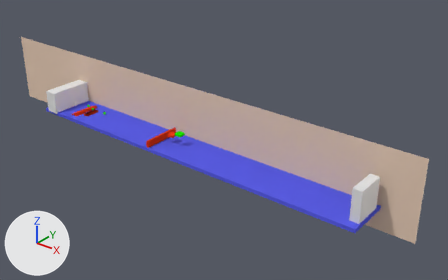
The Blender file game_setup_samples/platformer-sample/scenes/platformer.blend, before and after one commit.
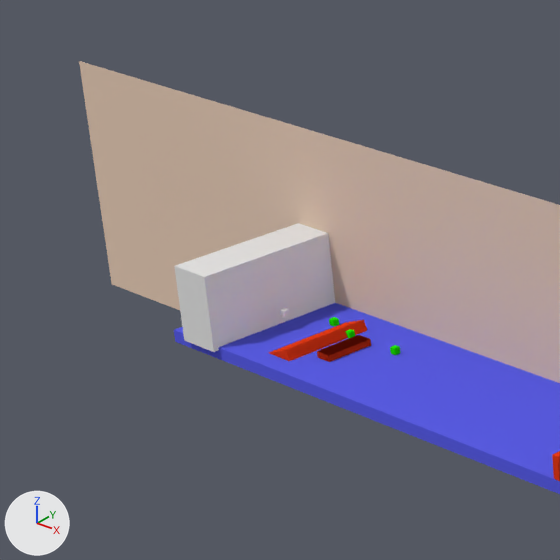
The first picture shows the older version from a 50 mm camera at (517.0, -402.0, 276.0) aimed at (165.0, 38.0, 3.0). The close-ups show both versions on the part from 0% to 33% of the width and 7% to 60% of the height of that picture; other places that the commit changed are outside them. Lighting does not change. The marker at lower left points along +X, +Y and +Z.
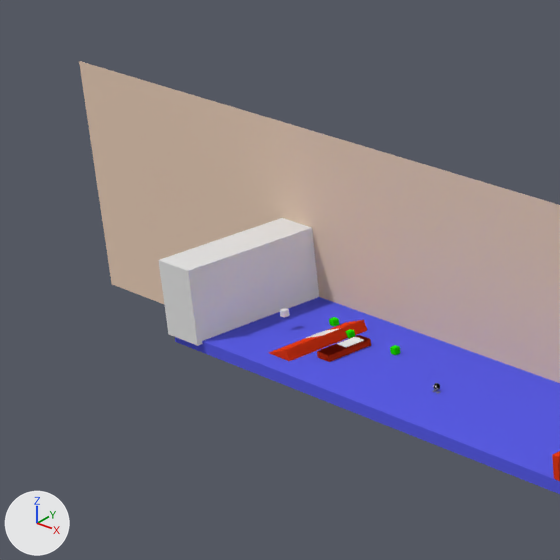
What differs and where, as boxes [x1, y1, x2, y2] in the close-ups (560 x 560 px):
'Cube.007', moved: before [174, 223, 335, 352]; after [158, 218, 319, 346]
'Cube.013', added: after [338, 337, 364, 348]
'Cube.014', added: after [306, 328, 341, 338]
'Sphere', added: after [432, 383, 440, 394]

Diff of the bpy script that builds the scene:
```diff
--- a/game_setup_samples/platformer-sample/scenes/platformer.blend.py
+++ b/game_setup_samples/platformer-sample/scenes/platformer.blend.py
@@ mat_material_005 @@
+mat_material_005 = diffuse_material('Material.005')
+mat_material_005.base_color = (0.0, 0.0, 0.0)  # black #000000
@@ mat_material_006 @@
+mat_material_006 = diffuse_material('Material.006')
+mat_material_006.base_color = (0.8, 0.8, 0.8)  # white #e7e7e7
@@ mat_material_007 @@
+mat_material_007 = diffuse_material('Material.007')
+mat_material_007.base_color = (0.26, 0.26, 0.26)  # grey #8b8b8b
@@ mat_material @@
+mat_material = diffuse_material('Material')
+mat_material.base_color = (0.8, 0.8, 0.8)  # white #e7e7e7
@@ me_sphere @@
+me_sphere.from_pydata(...)  # 182 vertices, 186 faces; spans x -1.05..1.03, y -0.97..0.96, z -1.11..2.34
+# faces by material slot: [129, 9, 48]
+me_sphere.materials.append(mat_material_005)  # black #000000
+me_sphere.materials.append(mat_material_006)  # white #e7e7e7
+me_sphere.materials.append(mat_material_007)  # grey #8b8b8b
@@ me_cube_013 @@
+me_cube_013.from_pydata(...)  # a box spanning x -1.0..1.0, y -1.0..1.0, z -1.0..1.0
+me_cube_013.materials.append(mat_material)  # white #e7e7e7
@@ me_cube_014 @@
+me_cube_014.from_pydata(...)  # a box spanning x -1.0..1.0, y -1.0..1.0, z -1.0..1.0
+me_cube_014.materials.append(mat_material)  # white #e7e7e7
@@ ob_cube_007 @@
 ob_cube_007 = bpy.data.objects.new('Cube.007', me_cube_005)
-ob_cube_007.location = (-34.8, 4.3, 10.9)
+ob_cube_007.location = (-42.5, 4.3, 10.9)
 ob_cube_007.scale = (7.03, 24.7, 11.9)
@@ ob_sphere @@
+ob_sphere = bpy.data.objects.new('Sphere', me_sphere)
+ob_sphere.location = (46.6, 0.0, 0.8)
@@ ob_cube_013 @@
+ob_cube_013 = bpy.data.objects.new('Cube.013', me_cube_013)
+ob_cube_013.location = (3.8, 5.2, 1.9)
+ob_cube_013.scale = (2.04, 3.46, 0.293)
@@ ob_cube_014 @@
+ob_cube_014 = bpy.data.objects.new('Cube.014', me_cube_014)
+ob_cube_014.location = (-8.6, 5.2, 1.4)
+ob_cube_014.rotation_euler = (0.0, -0.342, 0.0)  # degrees (0, -20, 0)
+ob_cube_014.scale = (4.33, 3.46, 0.293)
```
